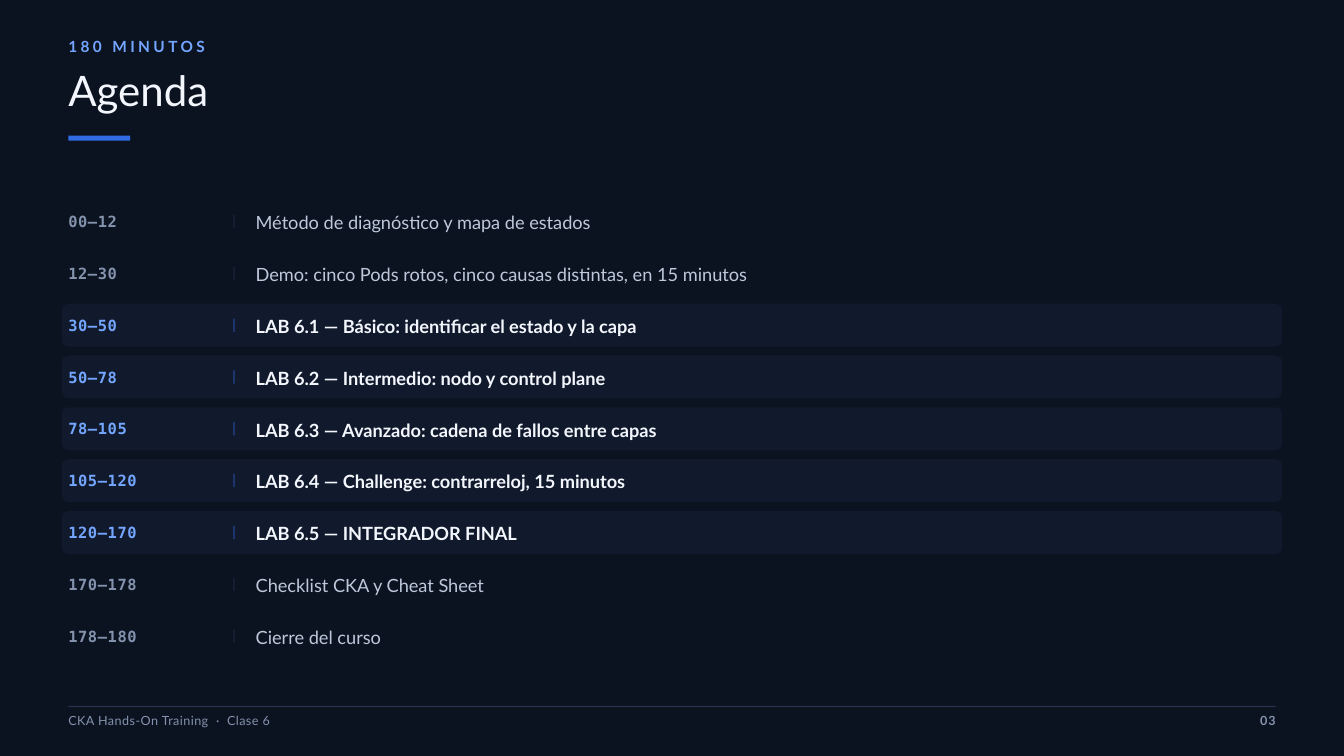
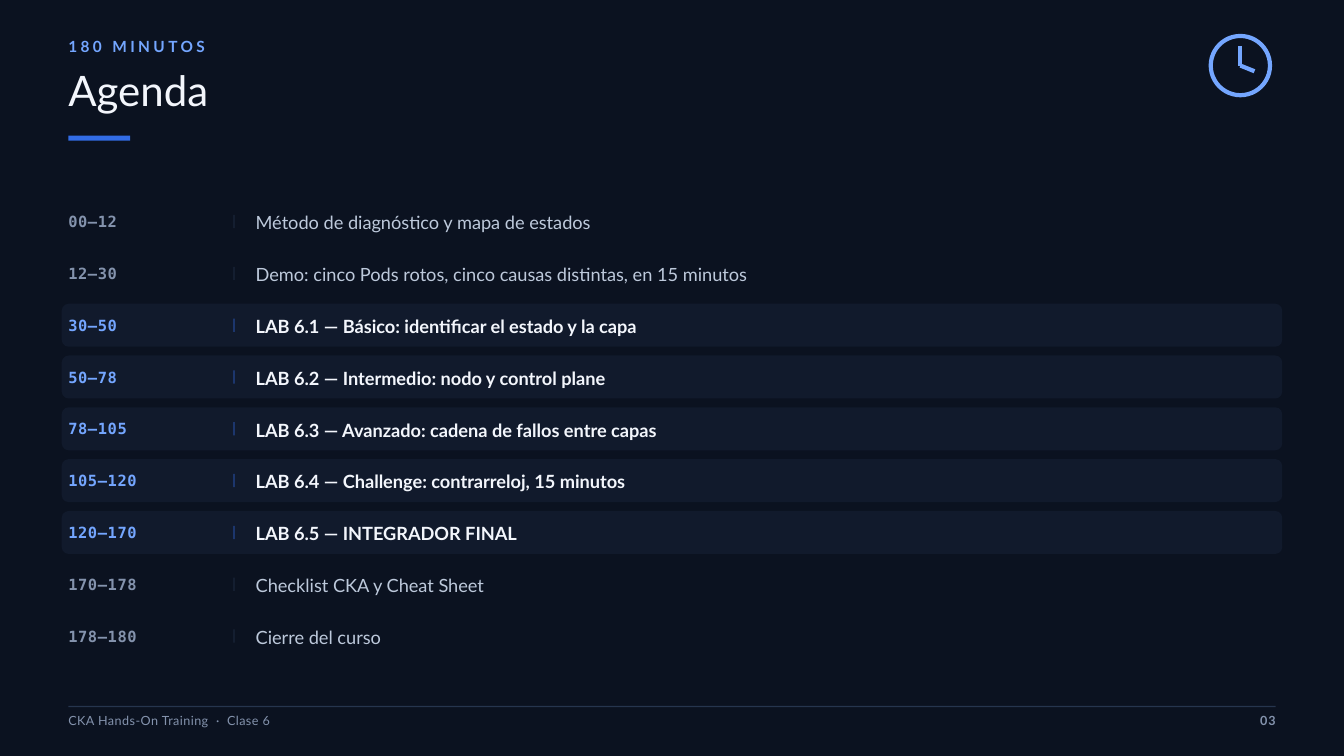
Before and after one commit to brettsacuna/CKA-TRAINING, a slide deck: slide 3 of CLASE-06/01-CLASE-06-CKA.pptx. Drawn at 1344x756 pixels with LibreOffice and Linux fonts; fonts in the diff are those of the drawing. Boxes give left, top, right and bottom in pixels: in the first picture for what was removed or moved away, otherwise in the second. Text is boxed around its words. In the diff, an @@ line names an element or a change of style, - is before the commit and + after.

```diff
--- a/CLASE-06/01-CLASE-06-CKA.pptx
+++ b/CLASE-06/01-CLASE-06-CKA.pptx
@@ ellipse added at bbox=[1211, 36, 1270, 96], outline #74A6FF 3 pt @@
@@ line added from (1241, 66) to (1241, 45), #74A6FF 3 pt @@
@@ line added from (1241, 66) to (1255, 72), #74A6FF 3 pt @@
```
Also in this commit, not shown: 23 other slides changed, 48 other files.
